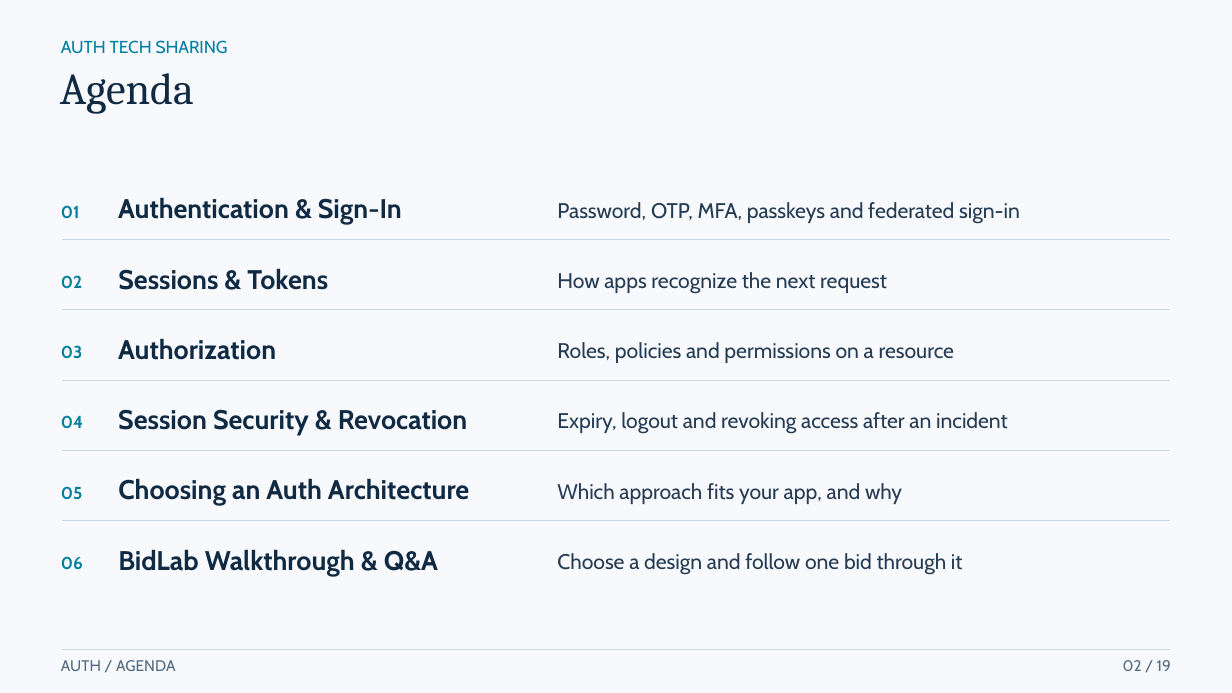
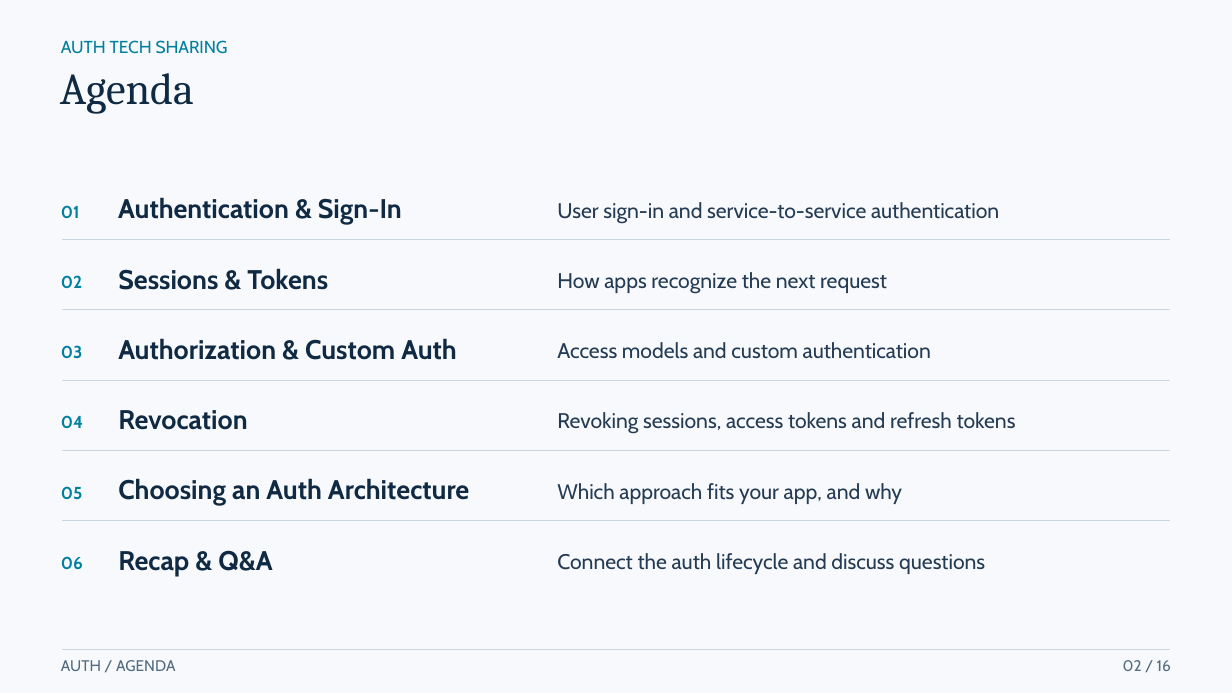
Before and after one commit to Daniiislo/TechSharing, a slide deck: slide 2 of Auth/presentation/Auth - Beyond the Login Screen.pptx. Drawn at 1232x693 pixels with LibreOffice and Linux fonts; fonts in the diff are those of the drawing. Boxes give left, top, right and bottom in pixels: in the first picture for what was removed or moved away, otherwise in the second. Text is boxed around its words. In the diff, an @@ line names an element or a change of style, - is before the commit and + after.

Commit message:
docs(auth): sync agenda and refresh exported slide deck

```diff
--- a/Auth/presentation/Auth - Beyond the Login Screen.pptx
+++ b/Auth/presentation/Auth - Beyond the Login Screen.pptx
@@ text at (x1=557, y1=202, x2=999, y2=224): text changed @@
-Password, OTP, MFA, passkeys and federated sign-in
+User sign-in and service-to-service authentication
@@ text at (x1=118, y1=338, x2=456, y2=360): text changed @@
-Authorization
+Authorization & Custom Auth
@@ text at (x1=557, y1=342, x2=931, y2=359): text changed @@
-Roles, policies and permissions on a resource
+Access models and custom authentication
@@ text at (x1=118, y1=410, x2=247, y2=430): text changed @@
-Session Security & Revocation
+Revocation
@@ text at (x1=557, y1=412, x2=1016, y2=434): text changed @@
-Expiry, logout and revoking access after an incident
+Revoking sessions, access tokens and refresh tokens
@@ text at (x1=118, y1=550, x2=272, y2=576): text changed @@
-BidLab Walkthrough & Q&A
+Recap & Q&A
@@ text at (x1=557, y1=553, x2=985, y2=574): text changed @@
-Choose a design and follow one bid through it
+Connect the auth lifecycle and discuss questions
@@ text at (x1=1123, y1=660, x2=1171, y2=671): text changed @@
-02 / 19
+02 / 16
```
Also in this commit, not shown: 10 other slides changed, 5 slides added, 14 slides removed, 12 other files.
